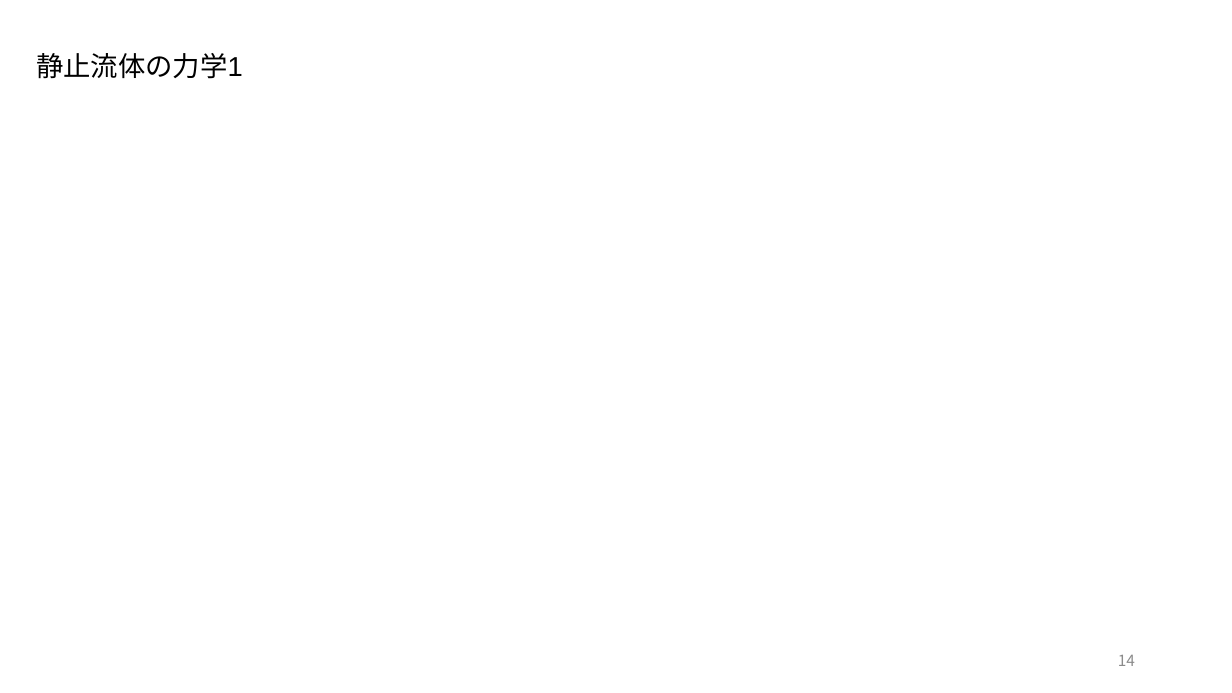
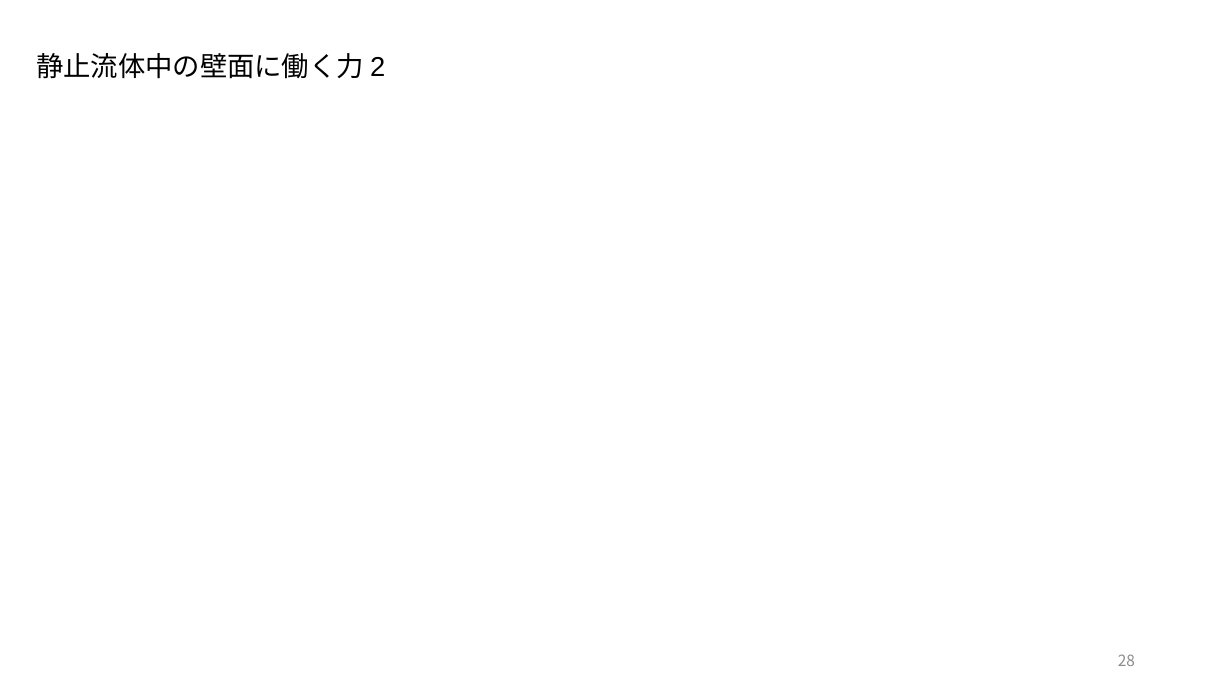
Before and after one commit to akmiccom/markdown_powerpoint, a slide deck: slide 28 of Basics_of_Fluid_Mechanics/Basics_of_Fluid_Mechanics.pptx (slide 14 before the commit). Drawn at 1232x693 pixels with LibreOffice and Linux fonts; fonts in the diff are those of the drawing; background and template pictures are left out. Boxes give left, top, right and bottom in pixels: in the first picture for what was removed or moved away, otherwise in the second. Text is boxed around its words. In the diff, an @@ line names an element or a change of style, - is before the commit and + after.

Commit message:
平面壁に働く力まで完了

```diff
--- a/Basics_of_Fluid_Mechanics/Basics_of_Fluid_Mechanics.pptx
+++ b/Basics_of_Fluid_Mechanics/Basics_of_Fluid_Mechanics.pptx
@@ title at (x1=36, y1=53, x2=385, y2=79): text changed @@
-静止流体の力学1
+静止流体中の壁面に働く力 2
@@ page number at (x1=1118, y1=654, x2=1135, y2=666): text changed @@
-14
+28
```
Also in this commit, not shown: 5 other slides changed, 13 slides added, 7 other files.
